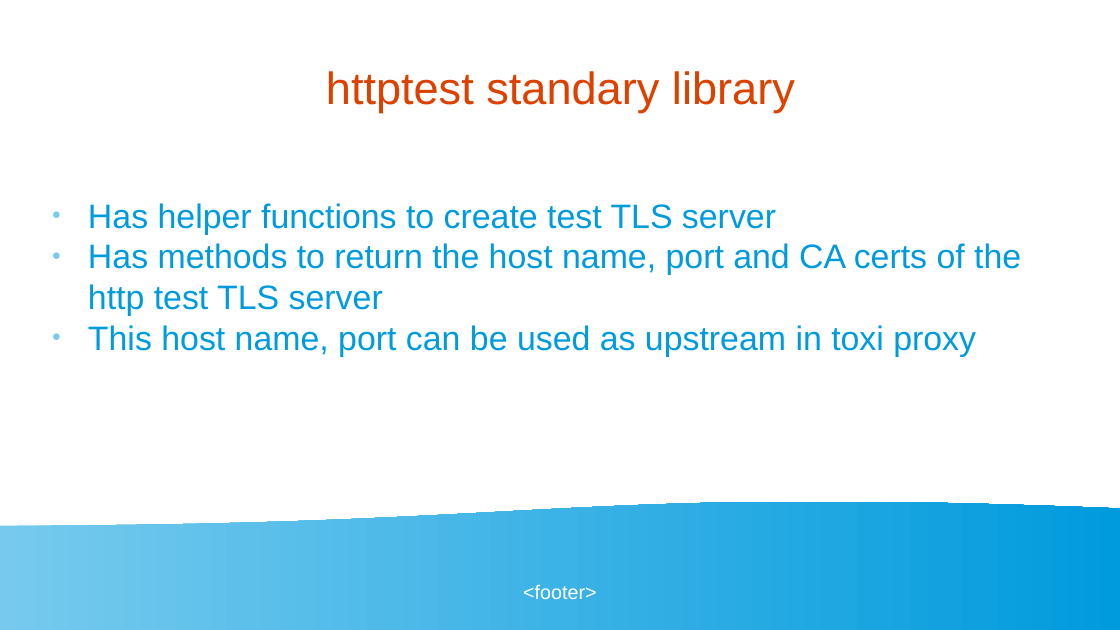
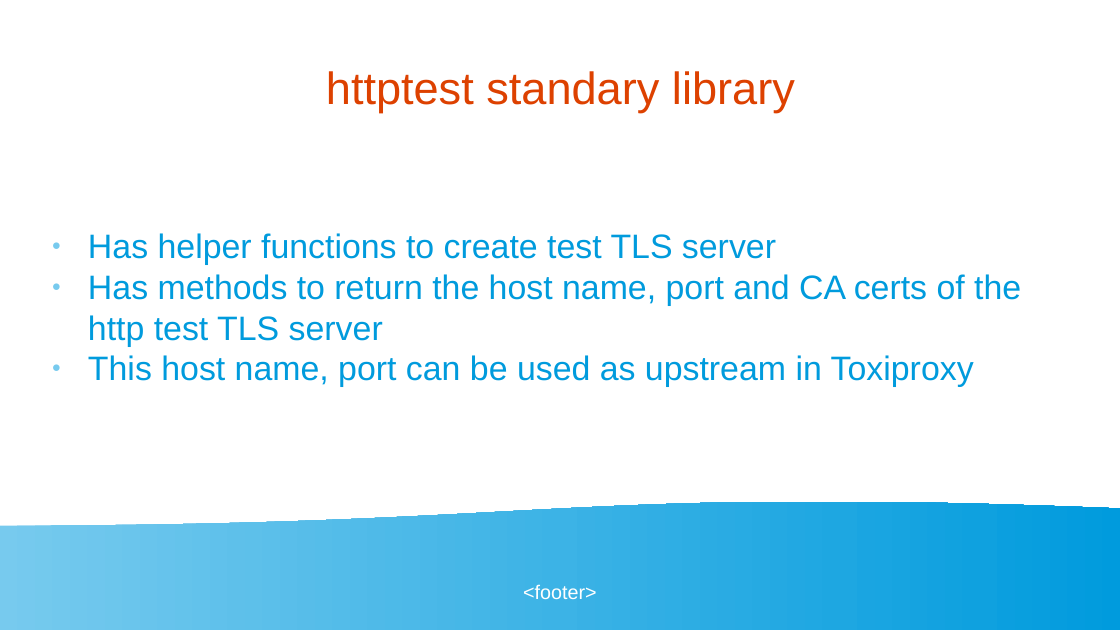
Before and after one commit to golangbot/gophercon-uk-2025-talk, a slide deck: slide 29 of Presentation.odp. Drawn at 1120x630 pixels with LibreOffice and Linux fonts; fonts in the diff are those of the drawing. Boxes give left, top, right and bottom in pixels: in the first picture for what was removed or moved away, otherwise in the second. Text is boxed around its words. In the diff, an @@ line names an element or a change of style, - is before the commit and + after.

```diff
--- a/Presentation.odp
+++ b/Presentation.odp
@@ text "Has helper functions to create ..." moved from (x1=88, y1=203, x2=1021, y2=357) to (x1=88, y1=233, x2=1021, y2=387) @@
@@ text at (x1=88, y1=355, x2=974, y2=387): text changed @@
-● This host name, port can be used as upstream in toxi proxy
+● This host name, port can be used as upstream in Toxiproxy
```
Also in this commit, not shown: 19 other slides changed, 3 other files.
